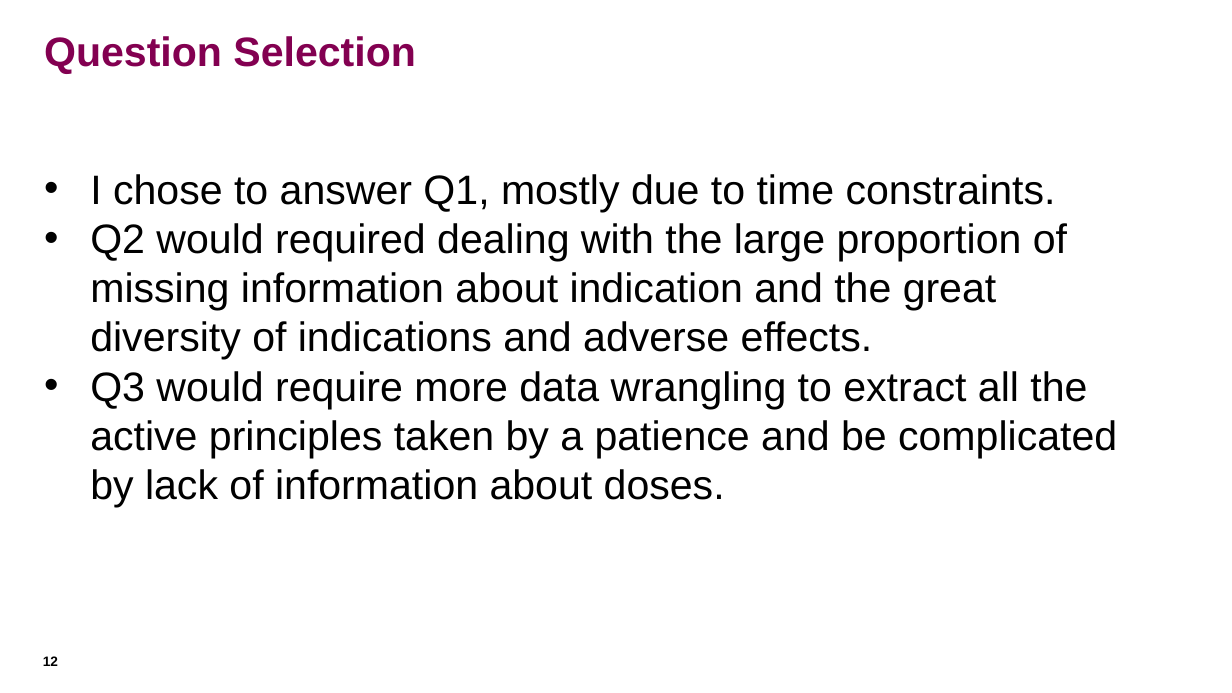
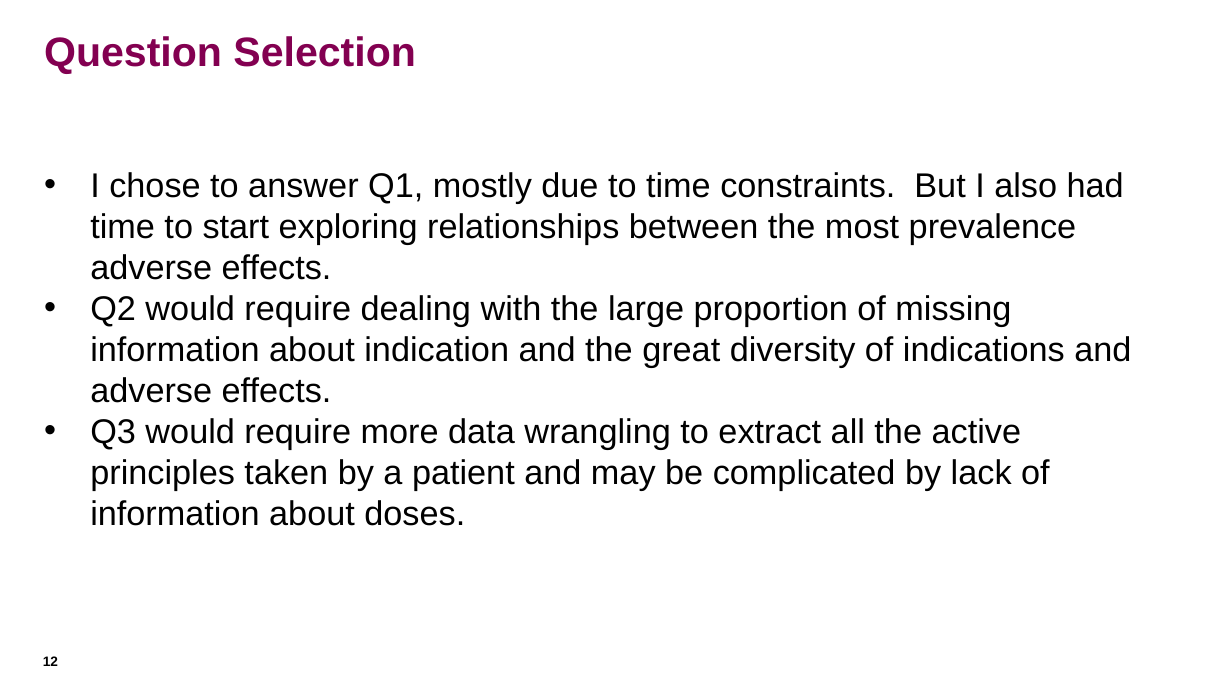
Before and after one commit to SalazarDomingo/FDA-Drug-Adverse-Effects-Analysis, a slide deck: slide 12 of FDA_DrugAdverseEffectsAnalysis.pptx. Drawn at 1232x693 pixels with LibreOffice and Linux fonts; fonts in the diff are those of the drawing. Boxes give left, top, right and bottom in pixels: in the first picture for what was removed or moved away, otherwise in the second. Text is boxed around its words. In the diff, an @@ line names an element or a change of style, - is before the commit and + after.

```diff
--- a/FDA_DrugAdverseEffectsAnalysis.pptx
+++ b/FDA_DrugAdverseEffectsAnalysis.pptx
@@ text at <box>90,172,1131,526</box>: text changed; size 24 to 20 pt @@
-• I chose to answer Q1, mostly due to time constraints.
-• Q2 would required dealing with the large proportion of missing information about indication and the great diversity of indications and adverse effects.
-• Q3 would require more data wrangling to extract all the active principles taken by a patience and be complicated by lack of information about doses.
+• I chose to answer Q1, mostly due to time constraints. But I also had time to start exploring relationships between the most prevalence adverse effects.
+• Q2 would require dealing with the large proportion of missing information about indication and the great diversity of indications and adverse effects.
+• Q3 would require more data wrangling to extract all the active principles taken by a patient and may be complicated by lack of information about doses.
```
Also in this commit, not shown: 14 other slides changed, 16 slides added, 13 slides removed.
